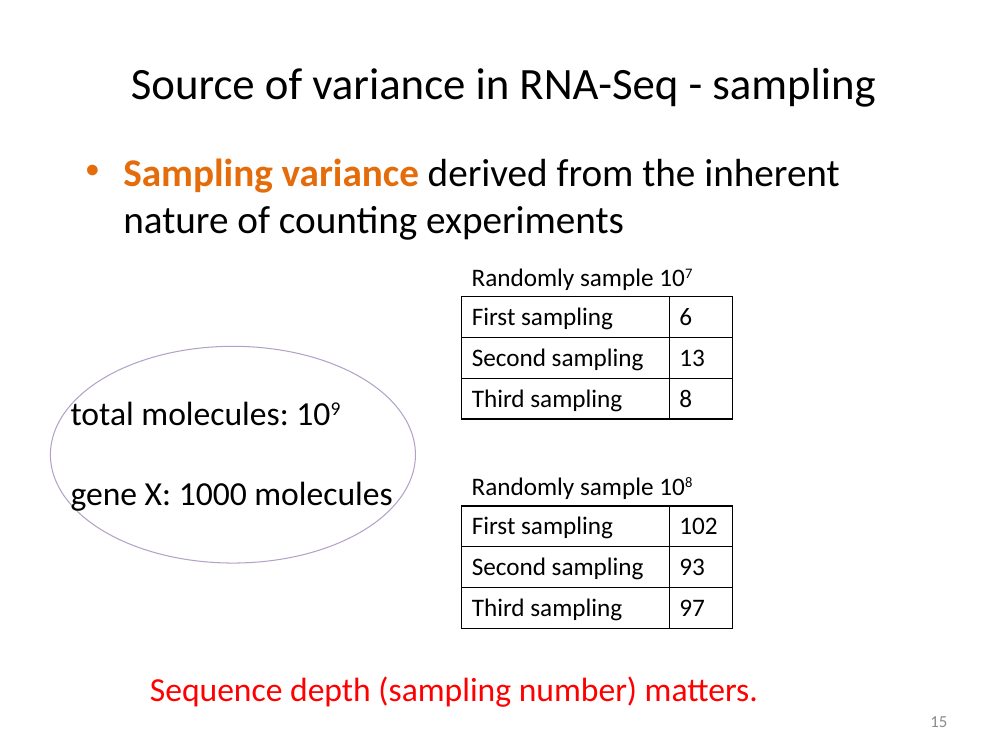
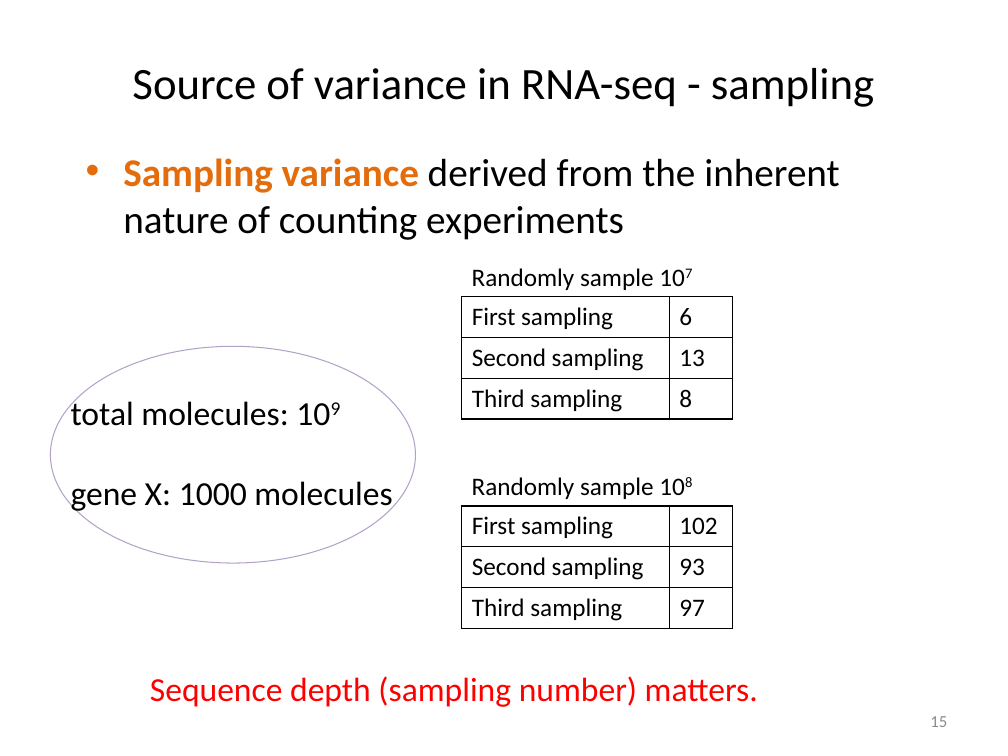
Before and after one commit to liu3zhenlab/teaching, a slide deck: slide 15 of PLPTH813Bioinformatis/2023/lectures/lecture16_DE.pptx. Drawn at 1008x756 pixels with LibreOffice and Linux fonts; fonts in the diff are those of the drawing. Boxes give left, top, right and bottom in pixels: in the first picture for what was removed or moved away, otherwise in the second. Text is boxed around its words. In the diff, an @@ line names an element or a change of style, - is before the commit and + after.

```diff
--- a/PLPTH813Bioinformatis/2023/lectures/lecture16_DE.pptx
+++ b/PLPTH813Bioinformatis/2023/lectures/lecture16_DE.pptx
@@ title at (132,68,874,107): text changed @@
-Source of variance in RNA-Seq - sampling
+Source of variance in RNA-seq - sampling
```
Also in this commit, not shown: 14 other slides changed, 1 slide added, 4 other files.
